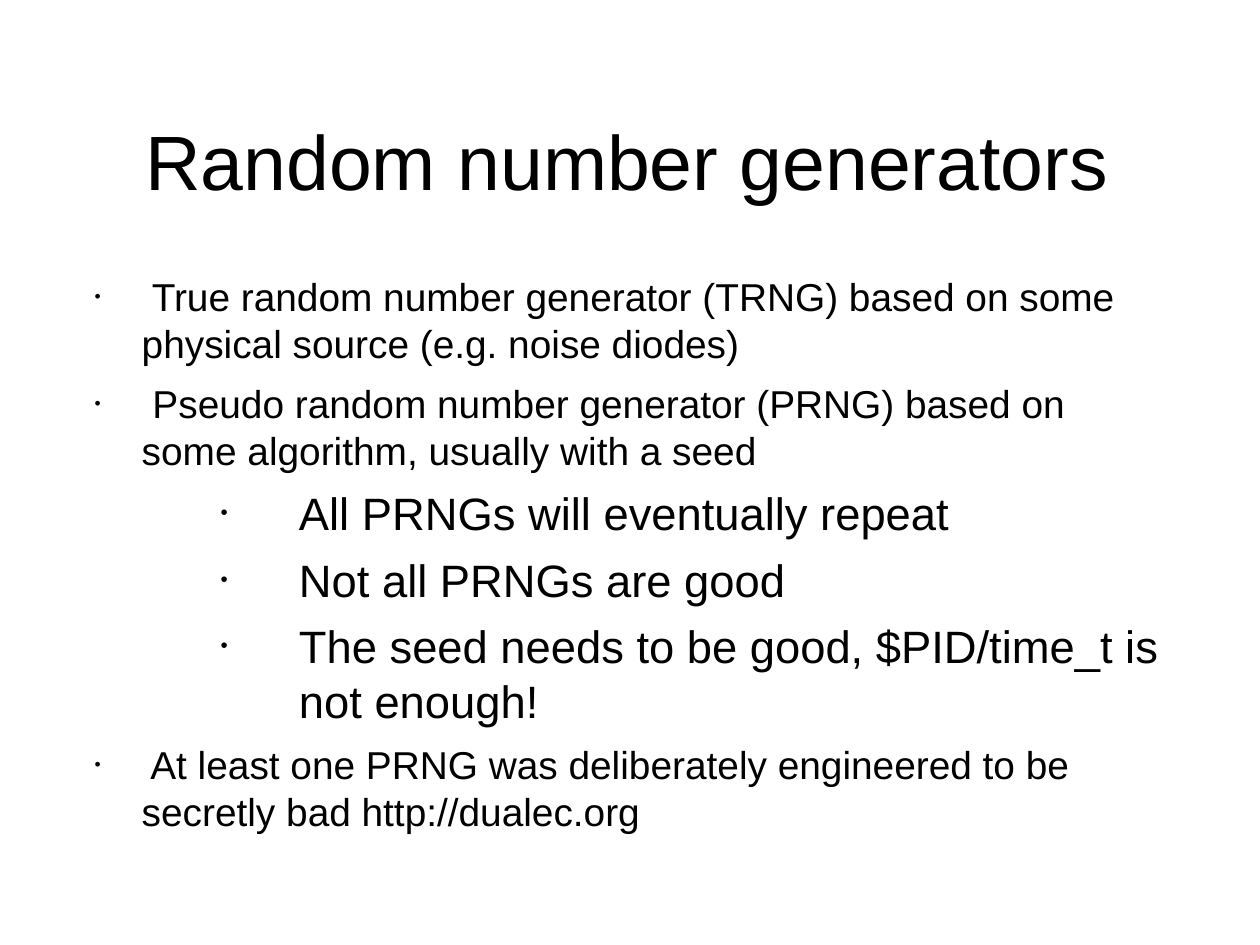
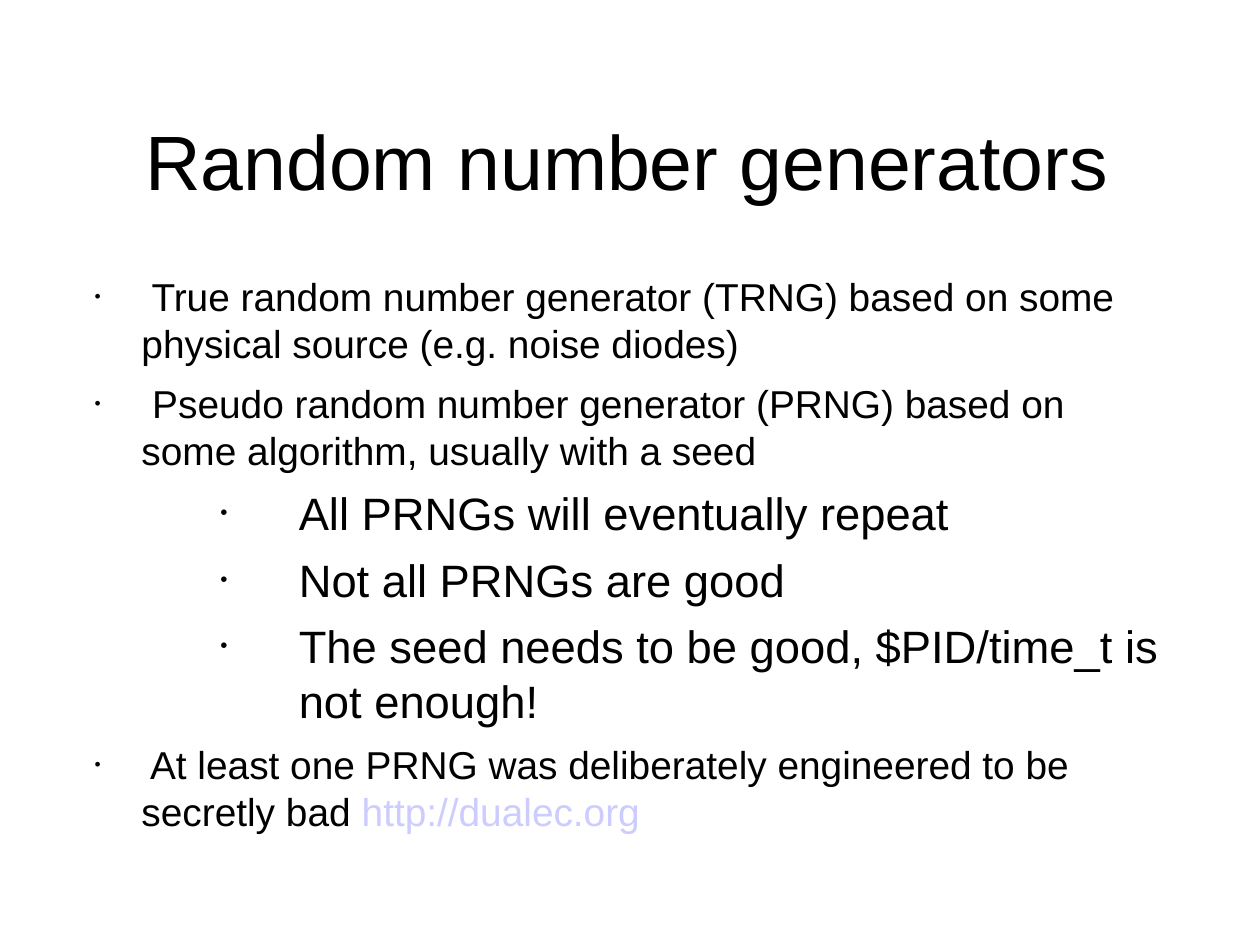
Before and after one commit to sftcd/cs7053, a slide deck: slide 31 of 2016lectures/03-crypto.ppt. Drawn at 1260x945 pixels with LibreOffice and Linux fonts; fonts in the diff are those of the drawing. Boxes give left, top, right and bottom in pixels: in the first picture for what was removed or moved away, otherwise in the second. Text is boxed around its words. In the diff, an @@ line names an element or a change of style, - is before the commit and + after.

```diff
--- a/2016lectures/03-crypto.ppt
+++ b/2016lectures/03-crypto.ppt
@@ text "True random number generator (TRNG) ..." at <box>141,283,1158,833</box>: text colour #000000 to #CCCCFF in "http://dualec.org"; indent changed @@
```
Also in this commit, not shown: 66 other slides changed, 1 other file.
